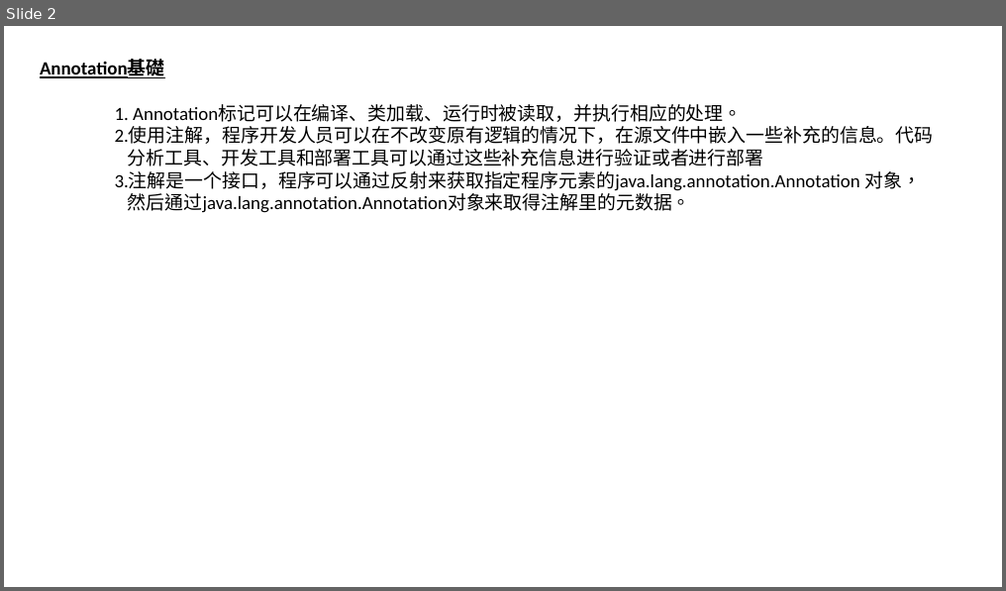
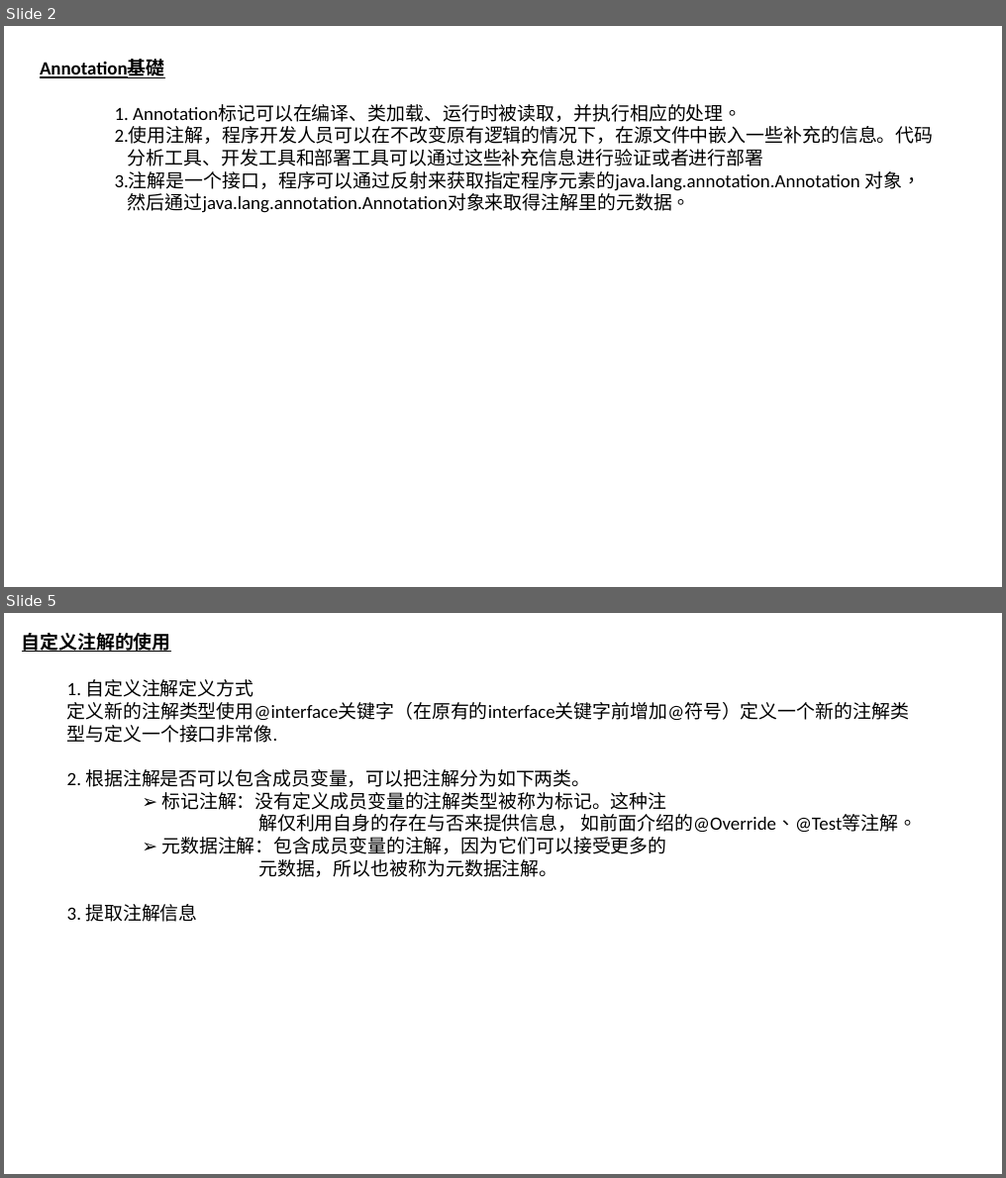
Before and after one commit to luchaojun/ChaojunStudy, a slide deck: JavaStudy/JavaStudyNote/Annotation/Java_Annotation.pptx. Shown one above the other, each under a label of ours: slide 2 before the commit, slides 2 and 5 after it; the slides between them are not shown. The pictures are 1006x591 and 1006x1178 pixels, drawn with LibreOffice and Linux fonts; fonts in the diff are those of the drawing. Boxes give left, top, right and bottom in pixels: in the first picture for what was removed or moved away, otherwise in the second. Text is boxed around its words. In the diff, an @@ line names an element or a change of style, - is before the commit and + after.

```diff
--- a/JavaStudy/JavaStudyNote/Annotation/Java_Annotation.pptx
+++ b/JavaStudy/JavaStudyNote/Annotation/Java_Annotation.pptx
@@ slide 5 added at (4,613,1002,1174), background #FFFFFF @@
@@ text added at (22,633,171,652), 18 pt, text #000000, bold, underline @@
+自定义注解的使用
@@ text added at (67,679,917,922), 18 pt, text #000000 @@
+1. 自定义注解定义方式
+定义新的注解类型使用@interface关键字（在原有的interface关键字前增加@符号）定义一个新的注解类型与定义一个接口非常像.
+2. 根据注解是否可以包含成员变量，可以把注解分为如下两类。
+➢ 标记注解：没有定义成员变量的注解类型被称为标记。这种注
+解仅利用自身的存在与否来提供信息， 如前面介绍的@Override、@Test等注解。
+➢ 元数据注解：包含成员变量的注解，因为它们可以接受更多的
+元数据，所以也被称为元数据注解。
+3. 提取注解信息
```
Also in this commit, not shown: 2 slides changed.
